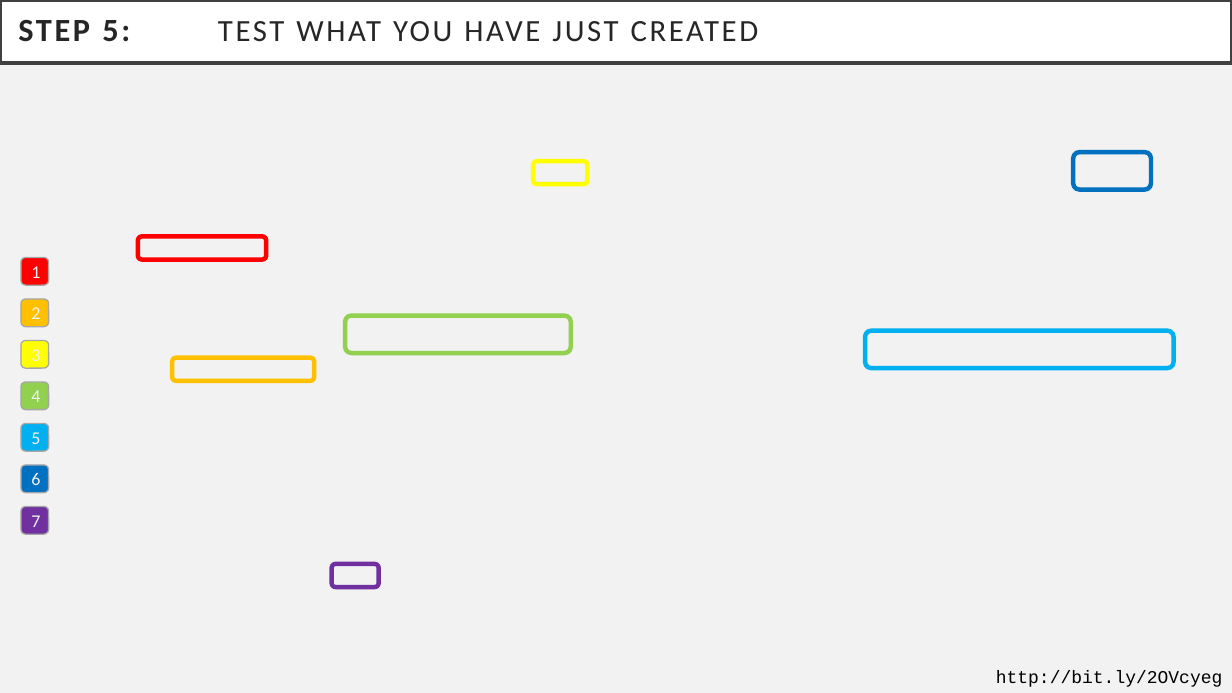
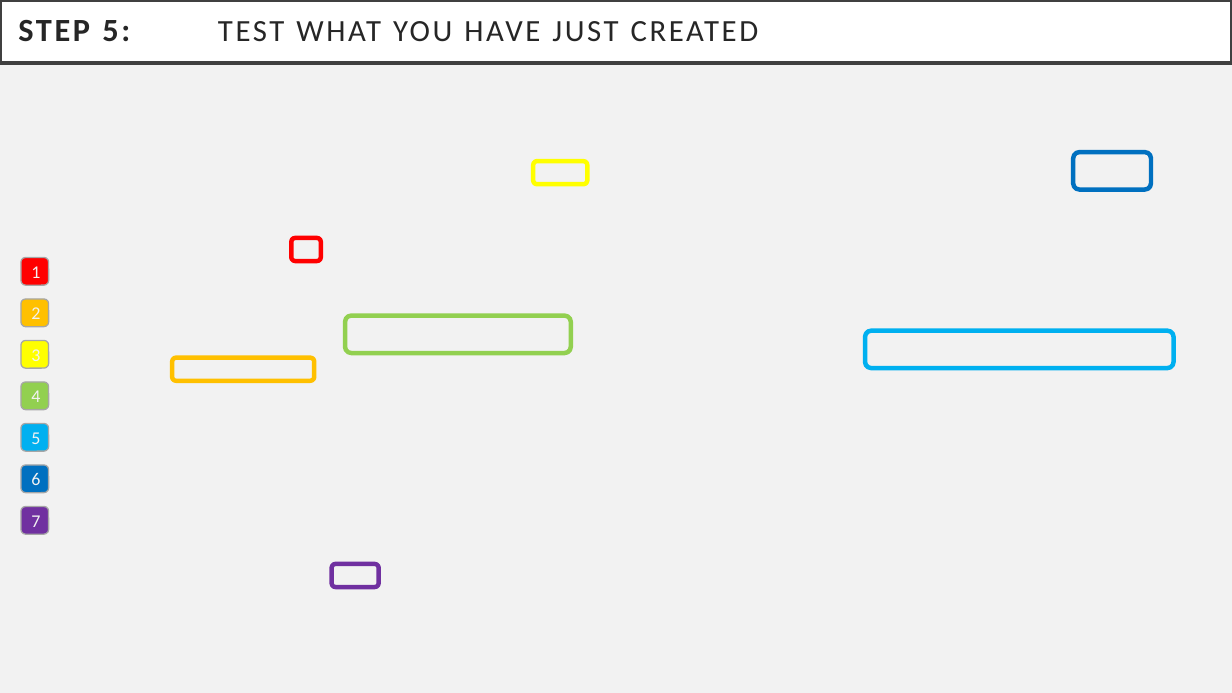
Before and after one commit to michael-kotliar/cwl_training, a slide deck: slide 7 of slides/cwl_workshop.pptx (slide 6 before the commit). Drawn at 1232x693 pixels with LibreOffice and Linux fonts; fonts in the diff are those of the drawing; background and template pictures are left out. Boxes give left, top, right and bottom in pixels: in the first picture for what was removed or moved away, otherwise in the second. Text is boxed around its words. In the diff, an @@ line names an element or a change of style, - is before the commit and + after.

```diff
--- a/slides/cwl_workshop.pptx
+++ b/slides/cwl_workshop.pptx
@@ rounded rectangle resized from (x1=138, y1=237, x2=266, y2=260) to (x1=291, y1=238, x2=321, y2=262) @@
@@ text removed at (x1=996, y1=670, x2=1223, y2=687) @@
-http://bit.ly/2OVcyeg
```
Also in this commit, not shown: 10 other slides changed, 1 slide added.
